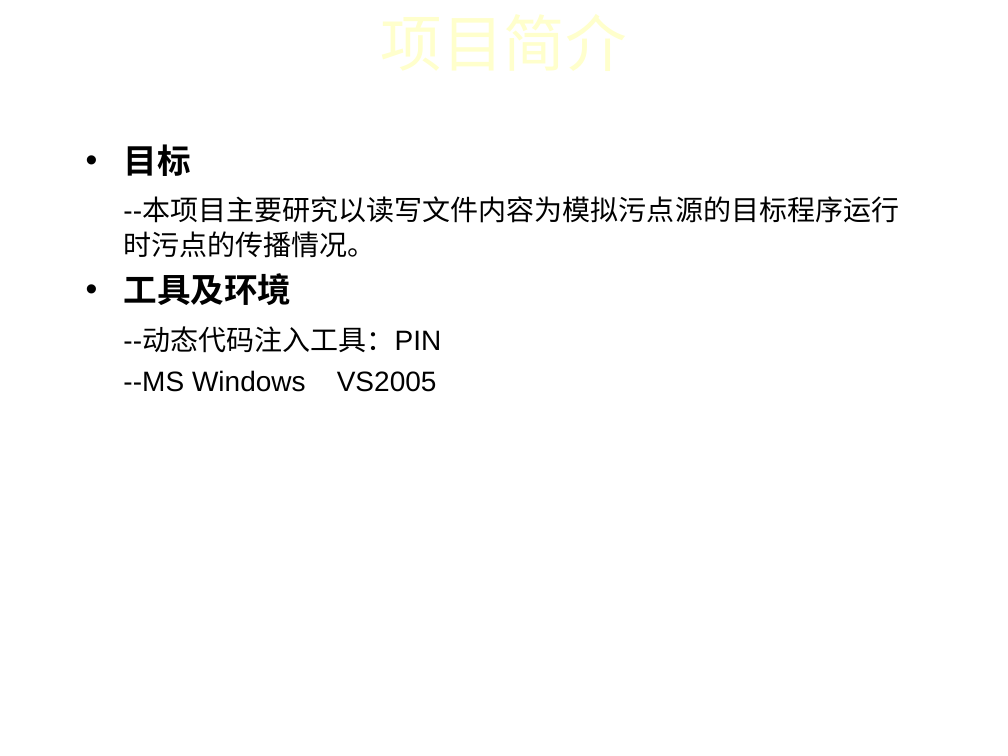
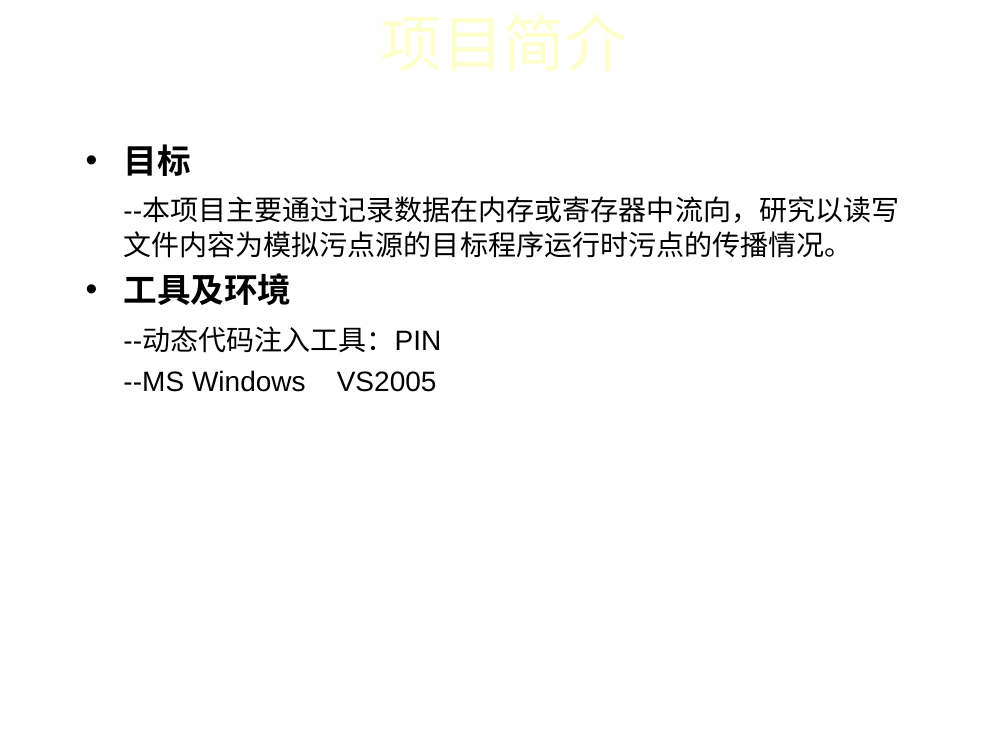
Before and after one commit to iidx/devilheart, a slide deck: slide 4 of doc/TaintAnalysis.ppt. Drawn at 1008x756 pixels with LibreOffice and Linux fonts; fonts in the diff are those of the drawing; background and template pictures are left out. Boxes give left, top, right and bottom in pixels: in the first picture for what was removed or moved away, otherwise in the second. Text is boxed around its words. In the diff, an @@ line names an element or a change of style, - is before the commit and + after.

```diff
--- a/doc/TaintAnalysis.ppt
+++ b/doc/TaintAnalysis.ppt
@@ text at box(123, 198, 899, 258): text changed @@
---本项目主要研究以读写文件内容为模拟污点源的目标程序运行时污点的传播情况。
+--本项目主要通过记录数据在内存或寄存器中流向，研究以读写文件内容为模拟污点源的目标程序运行时污点的传播情况。
```
